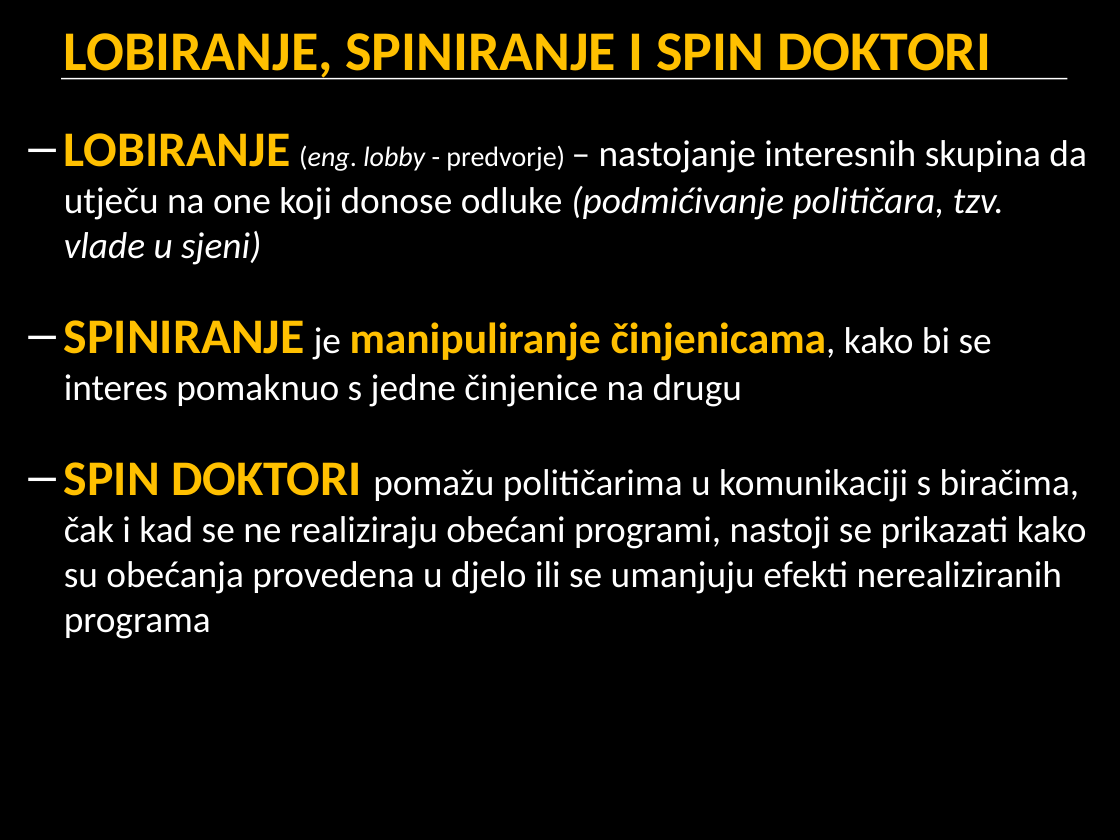
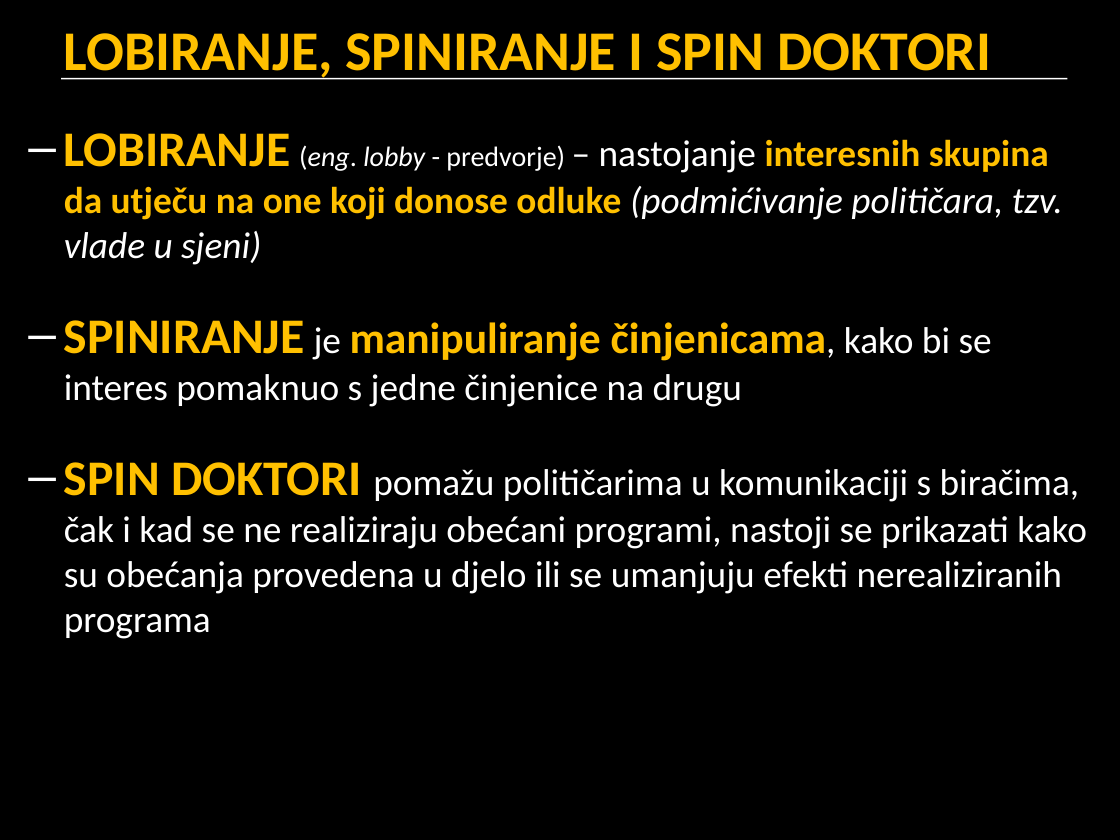
Before and after one commit to cornx/print, a slide deck: slide 31 of data/prezentacije/politika/001_pojam_politike.pptx (slide 30 before the commit). Drawn at 1120x840 pixels with LibreOffice and Linux fonts; fonts in the diff are those of the drawing; background and template pictures are left out. Boxes give left, top, right and bottom in pixels: in the first picture for what was removed or moved away, otherwise in the second. Text is boxed around its words. In the diff, an @@ line names an element or a change of style, - is before the commit and + after.

```diff
--- a/data/prezentacije/politika/001_pojam_politike.pptx
+++ b/data/prezentacije/politika/001_pojam_politike.pptx
@@ text at [64, 133, 1063, 265]: text colour #FFFFFF to #FFC000, bold on in "interesnih skupina da utječu na one koji ..." @@
```
Also in this commit, not shown: 10 other slides changed, 1 slide added, 1 other file.
